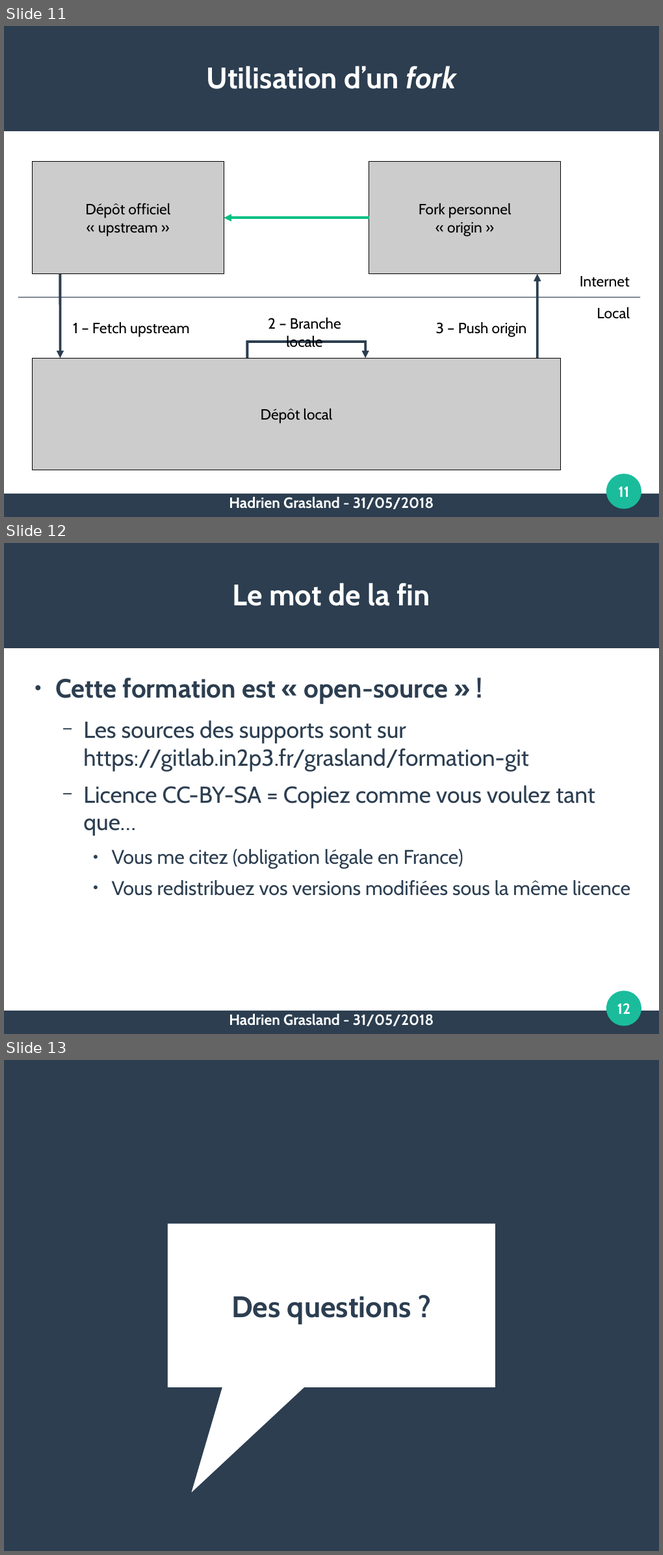
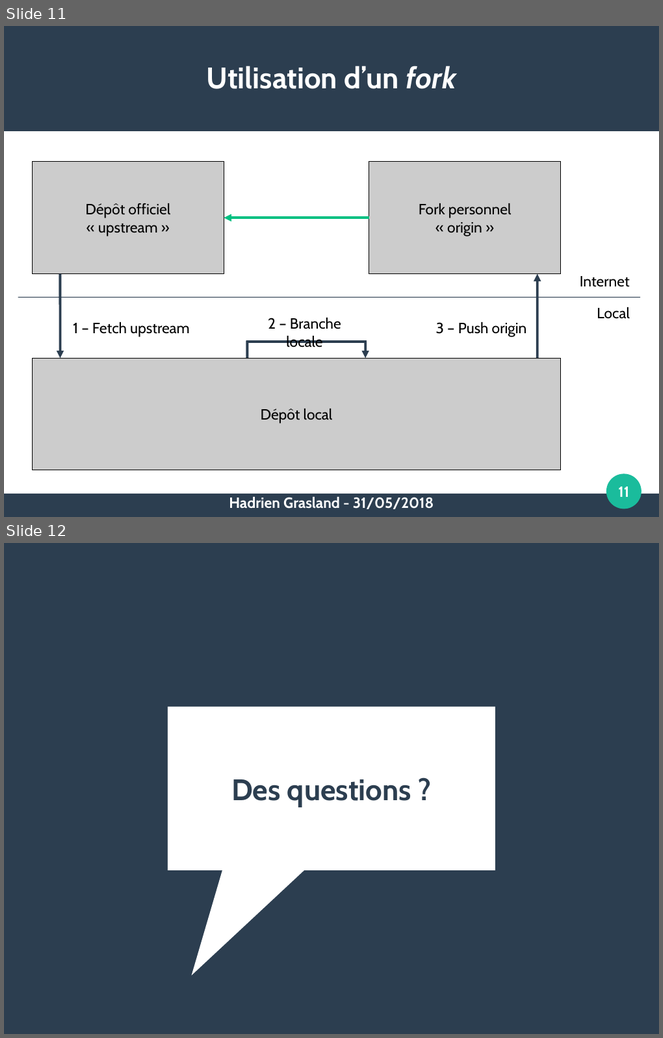
Before and after one commit to pushou/formation-git, a slide deck: PresRecap-J2.odp. Shown one above the other, each under a label of ours: slides 11, 12 and 13 before the commit, slides 11 and 12 after it. The pictures are 663x1555 and 663x1038 pixels, drawn with LibreOffice and Linux fonts; fonts in the diff are those of the drawing. Boxes give left, top, right and bottom in pixels: in the first picture for what was removed or moved away, otherwise in the second. Text is boxed around its words. In the diff, an @@ line names an element or a change of style, - is before the commit and + after.

```diff
--- a/PresRecap-J2.odp
+++ b/PresRecap-J2.odp
@@ slide 12 removed at (4, 543, 659, 1034), background #FFFFFF; not listed: 3 template elements that a slide beside it also shows @@
@@ title removed at (233, 583, 430, 606) @@
-Le mot de la fin
@@ text removed at (55, 678, 631, 896) @@
-● Cette formation est « open-source » !
-  − Les sources des supports sont sur https://gitlab.in2p3.fr/grasland/formation-git
-  − Licence CC-BY-SA = Copiez comme vous voulez tant que…
-    ● Vous me citez (obligation légale en France)
-    ● Vous redistribuez vos versions modifiées sous la même licence
@@ page number removed at (618, 1003, 631, 1014) @@
-12
@@ text removed at (229, 1014, 434, 1027) @@
-Hadrien Grasland - 31/05/2018
@@ what was slide 13 is now slide 12 @@
```
Also in this commit, not shown: 3 slides changed, 40 other files.
